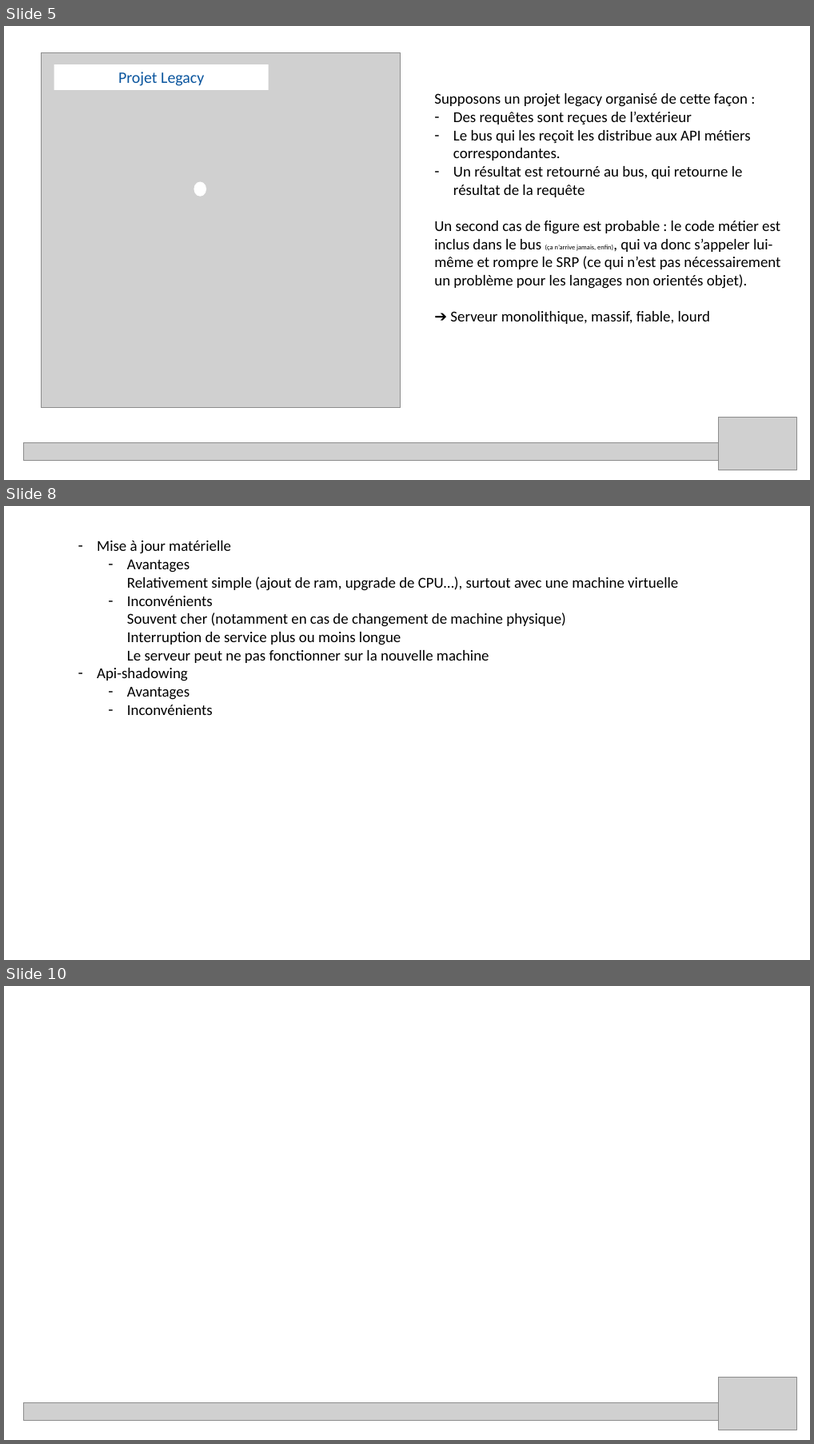
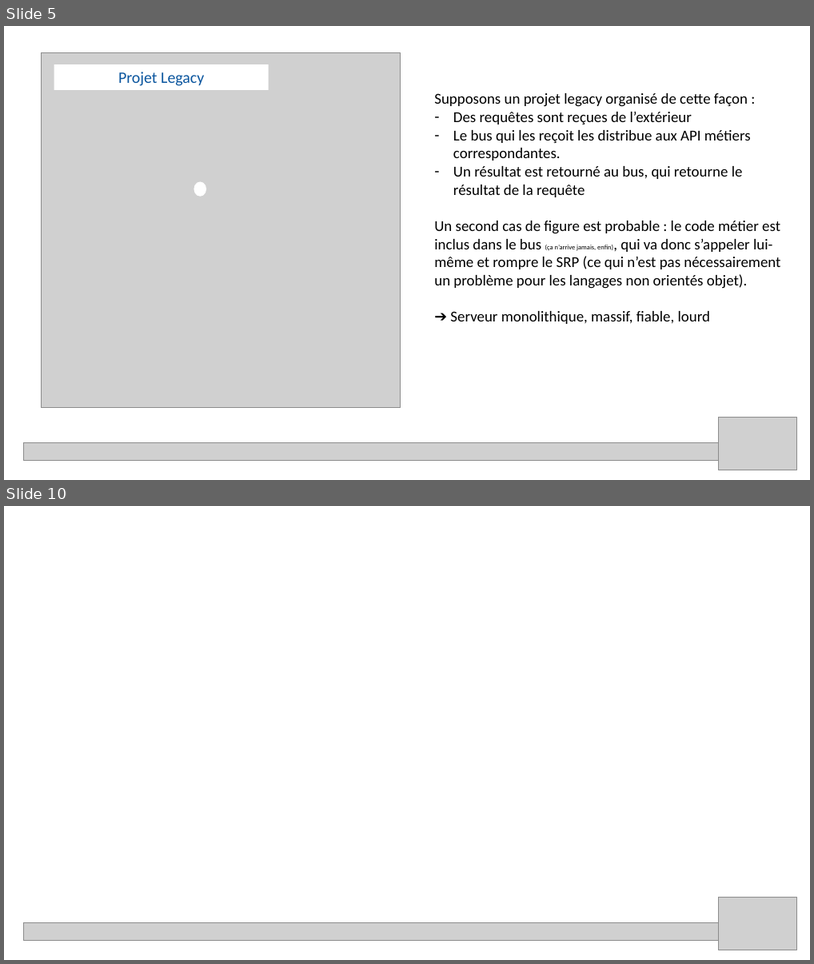
Before and after one commit to acaillol/SpeakUp-ApiShadowing, a slide deck: Speak'up API shadowing.pptx. Shown one above the other, each under a label of ours: slides 5, 8 and 10 before the commit, slides 5 and 10 after it; the slides between them are not shown. The pictures are 814x1444 and 814x964 pixels, drawn with LibreOffice and Linux fonts; fonts in the diff are those of the drawing; grey boxes stand for pictures. Boxes give left, top, right and bottom in pixels: in the first picture for what was removed or moved away, otherwise in the second. Text is boxed around its words. In the diff, an @@ line names an element or a change of style, - is before the commit and + after.

Commit message:
Début du chapitre sur l'api shadowing

```diff
--- a/Speak'up API shadowing.pptx
+++ b/Speak'up API shadowing.pptx
@@ slide 8 removed at <box>4,506,810,960</box>, background #FFFFFF @@
@@ text removed at <box>97,540,678,715</box> @@
-– Mise à jour matérielle
-  – Avantages
-    Relativement simple (ajout de ram, upgrade de CPU…), surtout avec une machine virtuelle
-  – Inconvénients
-    Souvent cher (notamment en cas de changement de machine physique)
-    Interruption de service plus ou moins longue
-    Le serveur peut ne pas fonctionner sur la nouvelle machine
-– Api-shadowing
-  – Avantages
-  – Inconvénients
```
Also in this commit, not shown: 2 slides changed, 2 slides added, 1 other slide removed.
